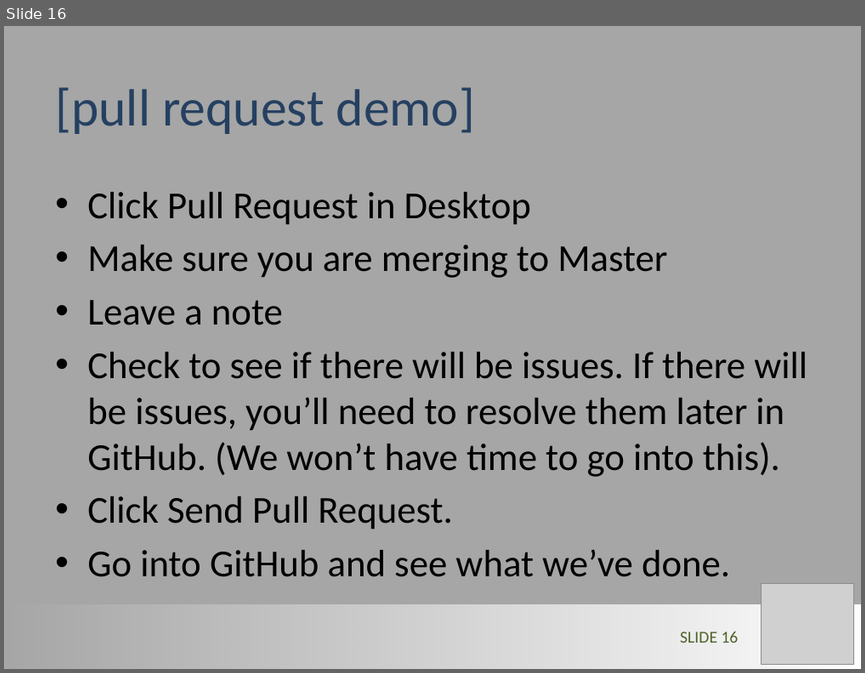
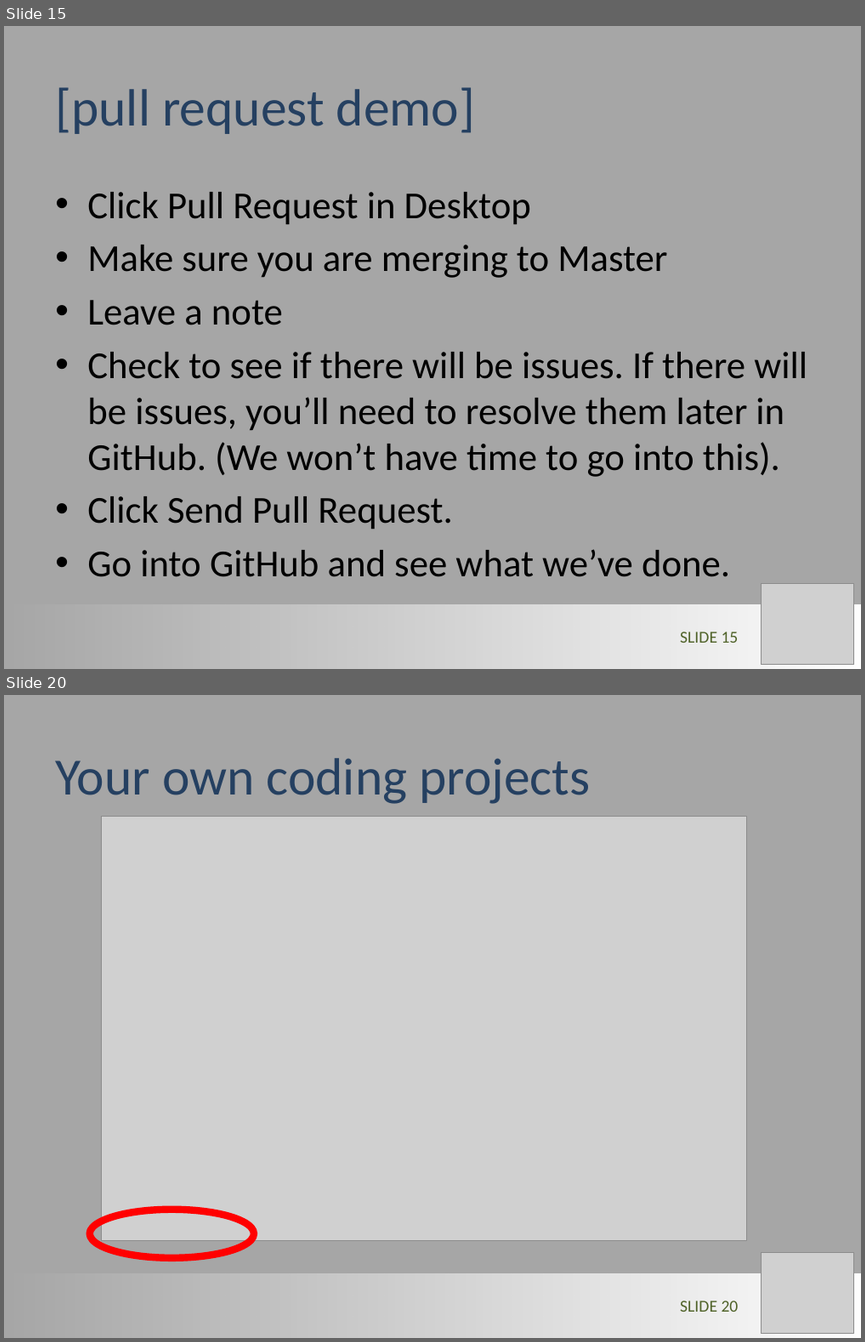
Before and after one commit to LimnoTech/Forum-GitHub, a slide deck: GitHub_Steve.pptx. Shown one above the other, each under a label of ours: slide 16 before the commit, slides 15 and 20 after it; the slides between them are not shown. The pictures are 865x673 and 865x1342 pixels, drawn with LibreOffice and Linux fonts; fonts in the diff are those of the drawing; grey boxes stand for pictures. Boxes give left, top, right and bottom in pixels: in the first picture for what was removed or moved away, otherwise in the second. Text is boxed around its words. In the diff, an @@ line names an element or a change of style, - is before the commit and + after.

```diff
--- a/GitHub_Steve.pptx
+++ b/GitHub_Steve.pptx
@@ slide 20 added at <box>4,695,861,1338</box>, background #A6A6A6 @@
@@ title added at <box>55,758,590,804</box>, 44 pt, text #254061 @@
+Your own coding projects
@@ picture added at <box>101,817,746,1241</box> @@
@@ ellipse added at <box>90,1209,254,1258</box>, outline #FF0000 6 pt @@
@@ picture added at <box>760,1252,853,1333</box> @@
@@ rectangle added at <box>4,1273,861,1338</box>, fill gradient #FFFFFF @@
@@ page number added at <box>680,1300,738,1311</box>, 14 pt, text #4F6228 @@
+SLIDE 20
@@ what was slide 16 is now slide 15 @@
@@ page number at <box>680,631,738,642</box>: text changed @@
-SLIDE 16
+SLIDE 15
```
Also in this commit, not shown: 3 slides changed, 9 other slides added, 1 slide removed.
